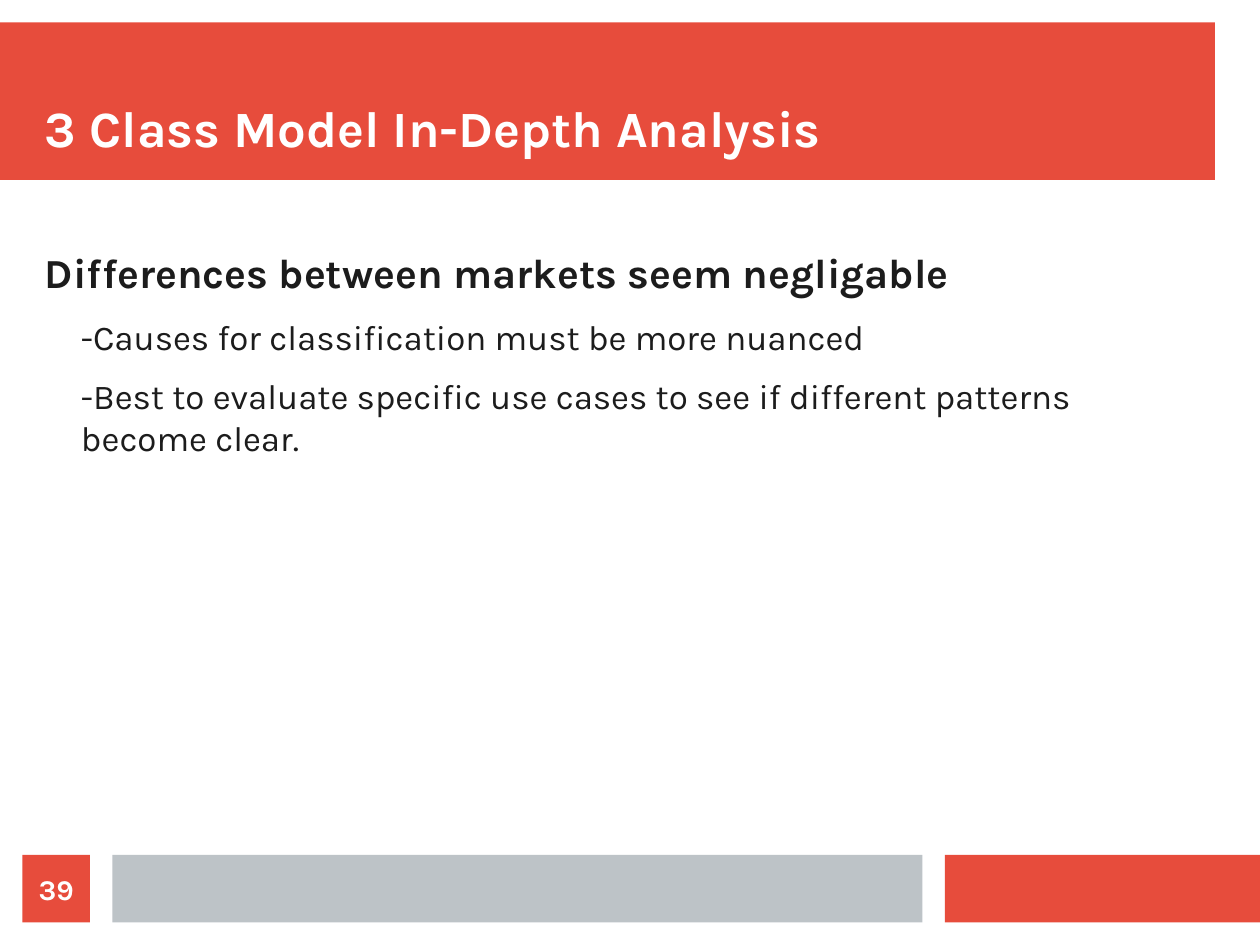
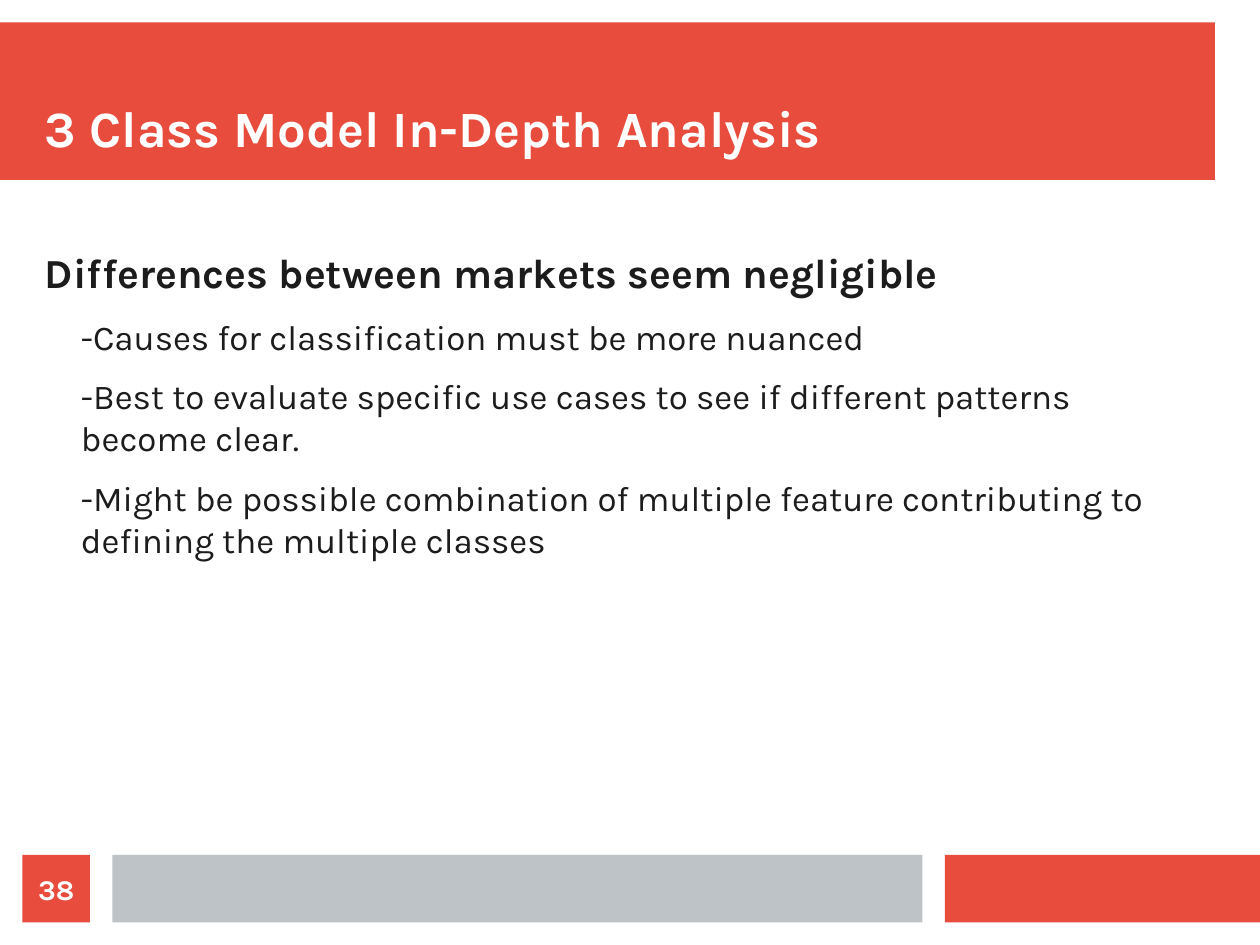
Before and after one commit to gurkpet/Solar-Panel-Market-Modeling, a slide deck: slide 38 of Solar Panel Market Modeling Presentation.odp (slide 39 before the commit). Drawn at 1260x945 pixels with LibreOffice and Linux fonts; fonts in the diff are those of the drawing. Boxes give left, top, right and bottom in pixels: in the first picture for what was removed or moved away, otherwise in the second. Text is boxed around its words. In the diff, an @@ line names an element or a change of style, - is before the commit and + after.

Commit message:
Updates to Analysis

```diff
--- a/Solar Panel Market Modeling Presentation.odp
+++ b/Solar Panel Market Modeling Presentation.odp
@@ text at (45, 258, 938, 299): text changed @@
-Differences between markets seem negligable
+Differences between markets seem negligible
@@ text at (81, 487, 1143, 562): paragraph added @@
+  -Might be possible combination of multiple feature contributing to defining the multiple classes
@@ page number at (38, 881, 74, 901): text changed @@
-39
+38
```
Also in this commit, not shown: 3 other slides changed, 2 slides added, 1 slide removed, 1 other file.
